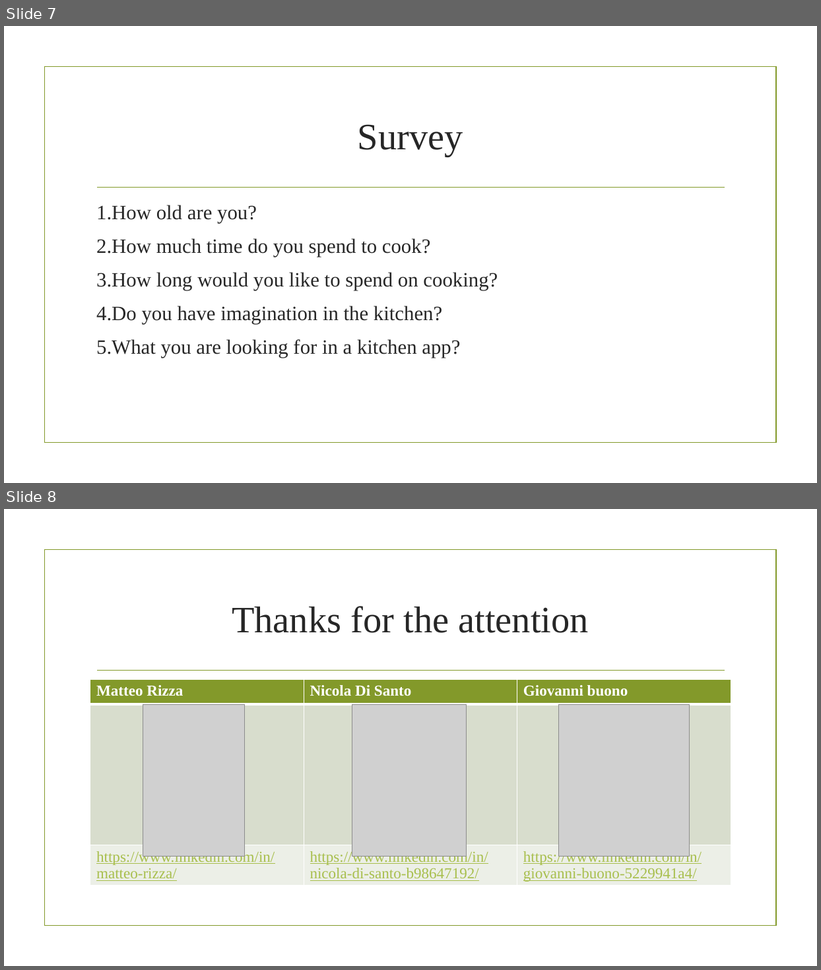
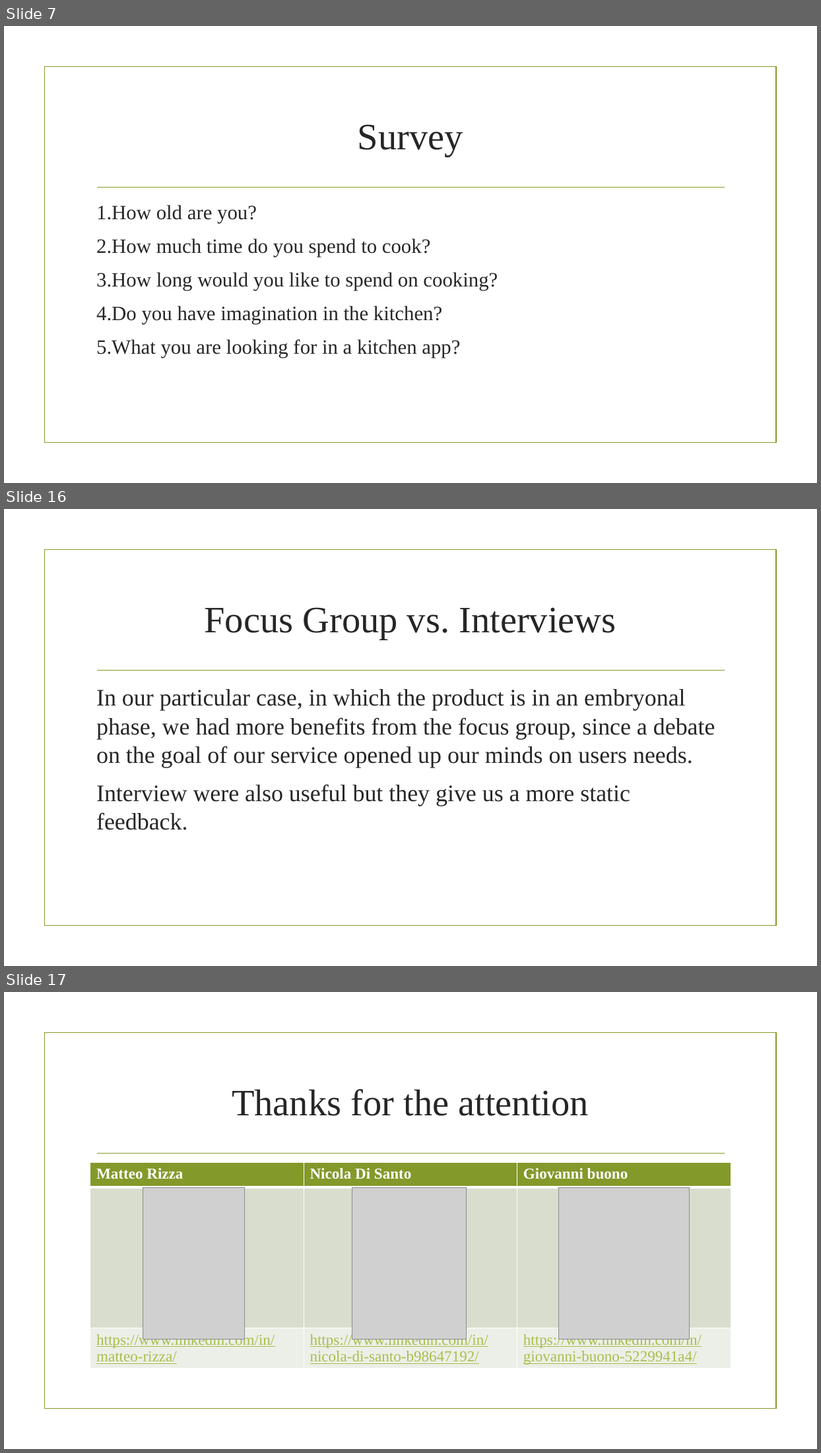
Before and after one commit to nicoDs96/recipes-SE, a slide deck: CookWithMe.pptx. Shown one above the other, each under a label of ours: slides 7 and 8 before the commit, slides 7, 16 and 17 after it; the slides between them are not shown. The pictures are 821x970 and 821x1453 pixels, drawn with LibreOffice and Linux fonts; fonts in the diff are those of the drawing; grey boxes stand for pictures; background and template pictures are left out. Boxes give left, top, right and bottom in pixels: in the first picture for what was removed or moved away, otherwise in the second. Text is boxed around its words. In the diff, an @@ line names an element or a change of style, - is before the commit and + after.

```diff
--- a/CookWithMe.pptx
+++ b/CookWithMe.pptx
@@ slide 16 added at (4, 509, 817, 966), background picture (left out); not listed: 2 template elements that a slide beside it also shows @@
@@ title added at (205, 607, 616, 640), 44 pt, text #262626 @@
+Focus Group vs. Interviews
@@ text added at (96, 689, 715, 830), 28 pt, text #262626 @@
+In our particular case, in which the product is in an embryonal phase, we had more benefits from the focus group, since a debate on the goal of our service opened up our minds on users needs.
+Interview were also useful but they give us a more static feedback.
@@ what was slide 8 is now slide 17 @@
```
Also in this commit, not shown: 8 other slides added, 1 other file.
